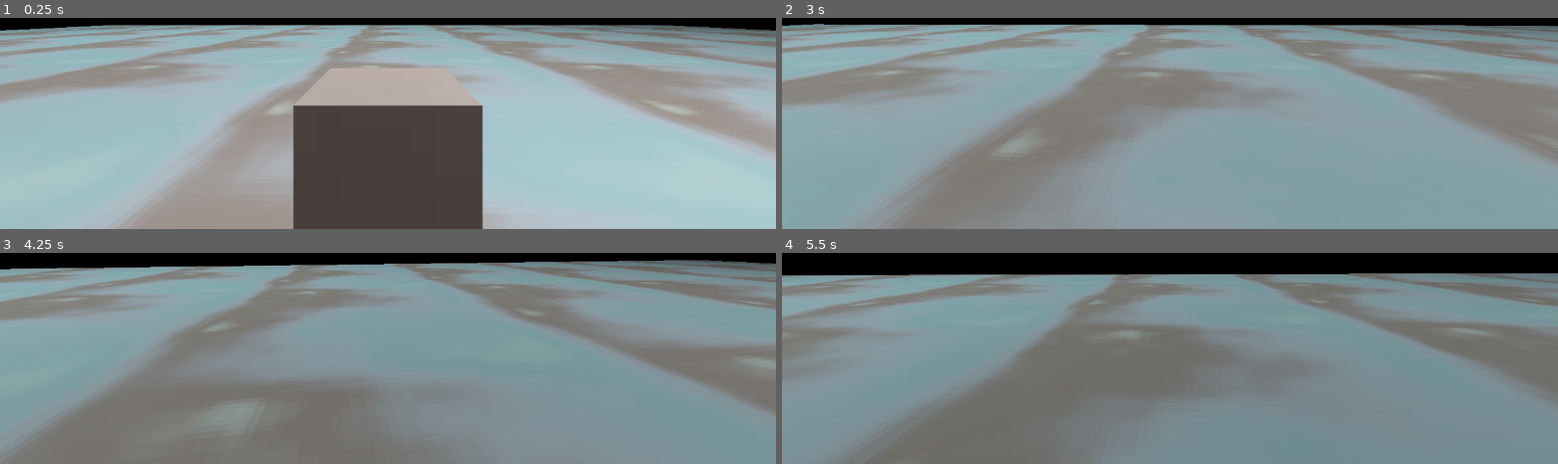
Above: before the commit, frames 1-4 (two rows, left to right).
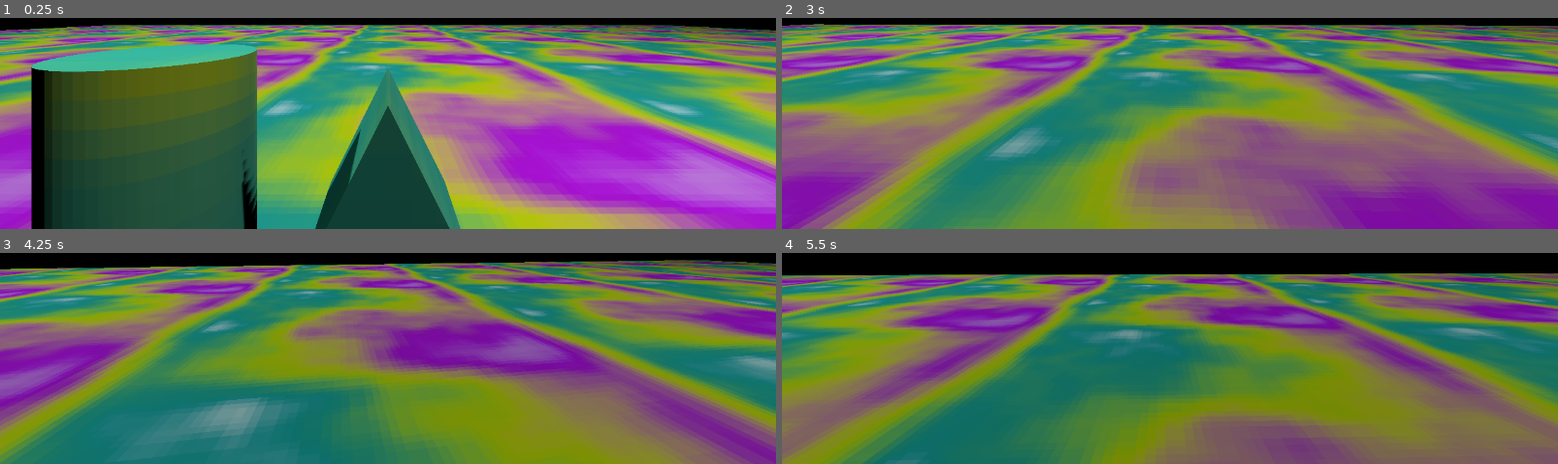
Above: after the commit, the same moments.

Repository: UnBuiltTree/Texel
Game: Godot game, scene res://main.tscn
Two runs of this game, one before a commit and one after it. Both use one fixed random seed, a clock stepped at 60 frames per second and the inputs below.
Inputs (mouse positions are in pixels of both pictures, inside the frame that each line leads up to):
- Up to frame 1 (0.25 s): no input
- Up to frame 2 (3 s): tap Enter at 0.5 s; move the mouse to (outside the picture) at 0.52 s; hold W (move_forward) from 0.53 s (still down); move the mouse to (outside the picture) at 1.27 s; move the mouse to (outside the picture) at 2.02 s; move the mouse to (1162, 18) at 2.77 s
- Up to frame 3 (4.25 s): keep holding W (move_forward); move the mouse to (outside the picture) at 3.52 s
- Up to frame 4 (5.5 s): keep holding W (move_forward); move the mouse to (outside the picture) at 4.27 s; move the mouse to (outside the picture) at 5.02 s

The runs differ from the first frame. In frame 1, 96% of the frame differs, in the area x 0-100%, y 3-100%; in frame 2, 97%, in the area x 0-100%, y 2-100%; in frame 3, 95%; in frame 4, 90%.

Commit message:
Shader fix, fixes smoothed shadows on non flat texel shapes

Diff:
--- a/main.tscn
+++ b/main.tscn
@@ -18,11 +18,11 @@
 [sub_resource type="BoxMesh" id="BoxMesh_ic8uy"]
 size = Vector3(2, 2, 2)
 
-[sub_resource type="BoxMesh" id="BoxMesh_n5xcf"]
-lightmap_size_hint = Vector2i(14, 21)
-add_uv2 = true
+[sub_resource type="PrismMesh" id="PrismMesh_7mycd"]
 
 [sub_resource type="BoxMesh" id="BoxMesh_qq5oe"]
+
+[sub_resource type="CylinderMesh" id="CylinderMesh_272bh"]
 
 [sub_resource type="ShaderMaterial" id="ShaderMaterial_n5xcf"]
 shader = ExtResource("4_272bh")
@@ -54,12 +54,17 @@
 
 [node name="MeshInstance3D5" type="MeshInstance3D" parent="World"]
 transform = Transform3D(1, 0, 0, 0, 1, 0, 0, 0, 1, 0, -1, -2)
-mesh = SubResource("BoxMesh_n5xcf")
+mesh = SubResource("PrismMesh_7mycd")
 surface_material_override/0 = ExtResource("1_1bvp3")
 
 [node name="MeshInstance3D6" type="MeshInstance3D" parent="World"]
 transform = Transform3D(1, 0, 0, 0, 1, 0, 0, 0, 1, 0, -1, 2)
 mesh = SubResource("BoxMesh_qq5oe")
+surface_material_override/0 = ExtResource("1_1bvp3")
+
+[node name="MeshInstance3D7" type="MeshInstance3D" parent="World"]
+transform = Transform3D(1, 0, 0, 0, 1, 0, 0, 0, 1, -1.3336716, -1.2557524, -1.7028925)
+mesh = SubResource("CylinderMesh_272bh")
 surface_material_override/0 = ExtResource("1_1bvp3")
 
 [node name="OmniLight3D4" type="OmniLight3D" parent="World"]
--- a/materials/trexel_basic.tres
+++ b/materials/trexel_basic.tres
@@ -6,7 +6,7 @@
 interpolation_mode = 2
 interpolation_color_space = 2
 offsets = PackedFloat32Array(0, 0.2974359, 0.574359, 0.8717949, 1)
-colors = PackedColorArray(1, 1, 1, 1, 0.8443759, 0.94266117, 0.9640699, 1, 0.921322, 0.9099154, 0.949706, 1, 0.83206624, 0.72373646, 0.69338876, 1, 1, 1, 1, 1)
+colors = PackedColorArray(1, 1, 1, 1, 0.84313726, 0.06666667, 0.9647059, 1, 0.92156863, 0.9098039, 0.08235294, 1, 0.16078432, 0.7254902, 0.69411767, 1, 1, 1, 1, 1)
 
 [sub_resource type="FastNoiseLite" id="FastNoiseLite_nhtaq"]
 
@@ -24,8 +24,7 @@
 shader = ExtResource("1_7duua")
 shader_parameter/TEX = SubResource("NoiseTexture2D_kkpi6")
 shader_parameter/TRIPLANAR = true
+shader_parameter/PIXEL_SCALE_TEXELS = true
 shader_parameter/TEXEL_SIZE = 0.1250000059375
 shader_parameter/BIAS_STRENGTH = -0.06299995549250004
 shader_parameter/TEXTURE_SCALE = 1.00000004680148
-shader_parameter/SNAP_GEOMETRY_FOR_SHADOWS = true
-shader_parameter/PIXEL_SCALE_TEXELS = true
--- a/project.godot
+++ b/project.godot
@@ -67,6 +67,11 @@
 [rendering]
 
 textures/canvas_textures/default_texture_filter=0
+textures/lossless_compression/force_png=true
 lights_and_shadows/directional_shadow/soft_shadow_filter_quality=0
 lights_and_shadows/positional_shadow/soft_shadow_filter_quality=0
+textures/default_filters/anisotropic_filtering_level=0
+anti_aliasing/screen_space_roughness_limiter/enabled=false
+textures/decals/filter=0
+textures/light_projectors/filter=0
 environment/defaults/default_clear_color=Color(0, 0, 0, 1)
--- a/shaders/texelShader.gdshader
+++ b/shaders/texelShader.gdshader
@@ -49,12 +49,18 @@
 
     vec3 world_center = (MODEL_MATRIX * vec4(texel_center_local, 1.0)).xyz;
     vec3 view_center  = (VIEW_MATRIX * vec4(world_center, 1.0)).xyz;
+	vec3 world_pos = (MODEL_MATRIX * vec4(local_pos_v, 1.0)).xyz;
+	vec3 texel_face_normal = normalize(cross(dFdy(world_pos), dFdx(world_pos)));
+
+	vec3 new_normal = normalize((VIEW_MATRIX * vec4(texel_face_normal, 0.0)).xyz);
+
+	NORMAL = new_normal;
     LIGHT_VERTEX = view_center;
 
     vec3 texel_color;
 
     if (TRIPLANAR) {
-        texel_color = sample_triplanar_texel(texel_center_local, normal_v);
+        texel_color = sample_triplanar_texel(texel_center_local, new_normal);
     } else {
         vec2 scaled_uv = UV * TEXTURE_SCALE;
         vec2 snap_uv = (floor(scaled_uv * ts) + 0.5) / ts;
Not shown: 1 places in main.tscn that only renumber resources
